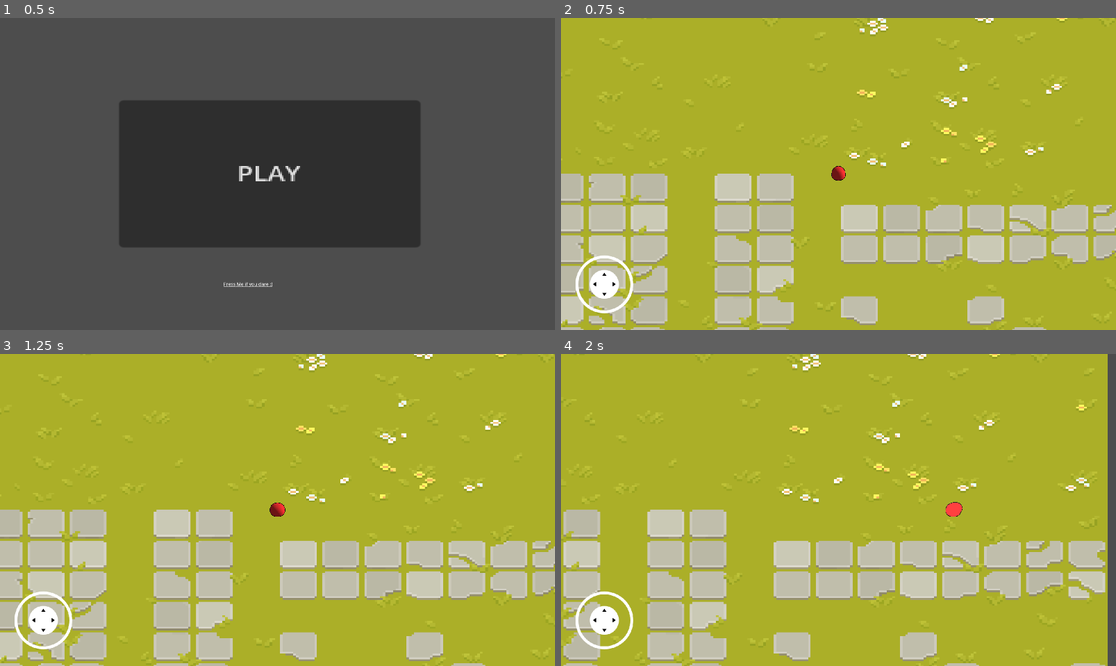
Above: before the commit, frames 1-4 (two rows, left to right).
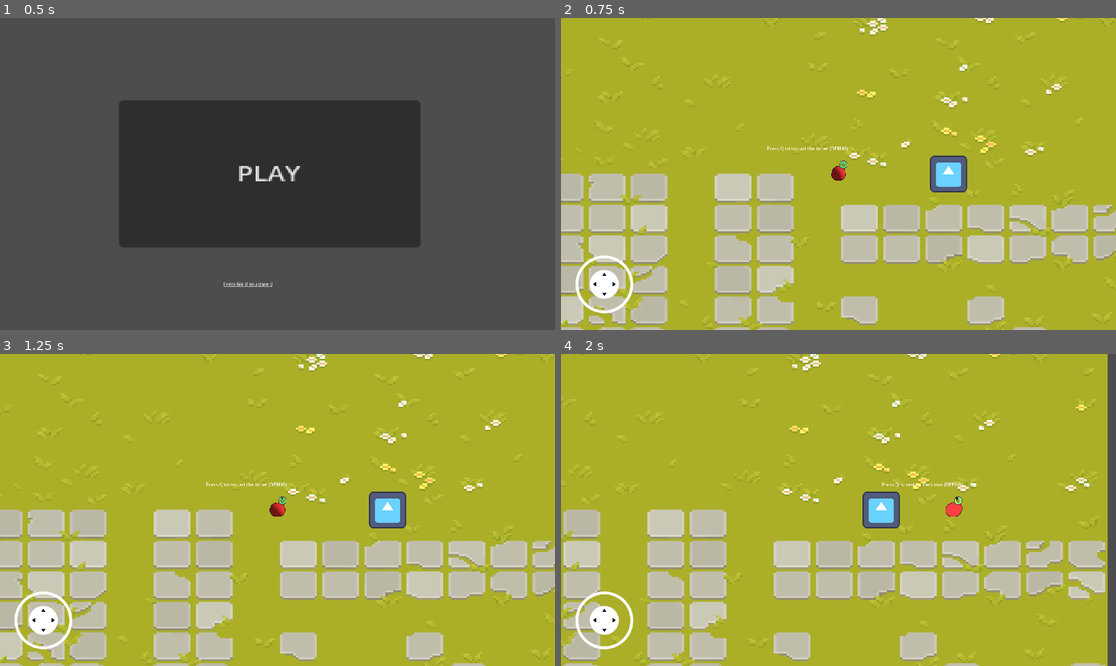
Above: after the commit, the same moments.

Repository: MeyerZon/the-thread-game
Game: Godot game, scene res://scenes/main.tscn
Same seed, same stepped clock (60 frames per second), same inputs: the game is played once before the commit and once after it. The engine's default icon, where the game draws it, is replaced by a stand-in: a white triangle on a blue panel in a dark square.
Inputs (mouse positions are in pixels of both pictures, inside the frame that each line leads up to):
- Up to frame 1 (0.5 s): no input
- Up to frame 2 (0.75 s): click "PLAY" at 0.5 s
- Up to frame 3 (1.25 s): no input
- Up to frame 4 (2 s): tap Q at 1.25, 1.35 s; move the mouse to (960, 494) at 1.27 s; hold Right (ui_right) from 1.28 s (still down); click (960, 494) at 1.42 s

Frame 1 is identical in both runs. In frame 2, 0.9% of the frame differs, in the area x 37-74%, y 41-56%; in frame 3, 0.9%; in frame 4, 0.9%, in the area x 54-73%, y 41-56%.

Commit message:
Add HealthComponent and DecayTimer components
Introduce reusable HealthComponent and DecayTimer scenes/scripts,
wire them into the Player, and add a destructible test object plus
a mobile game UI scene hosting the virtual joystick.

Co-Authored-By: Claude Opus 4.6 <noreply@anthropic.com>

Diff:
--- /dev/null
+++ b/scenes/components/decay_timer_component.tscn
@@ -0,0 +1,130 @@
+[gd_scene format=3 uid="uid://wlad2su3ibpc"]
+
+[ext_resource type="Texture2D" uid="uid://3h5grmwyqb1c" path="res://assets/decay_timer/Loading_Icon.png" id="1_618n1"]
+[ext_resource type="Script" uid="uid://chav83t8cmcxy" path="res://scripts/components/decay_timer_component.gd" id="2_qrtus"]
+
+[sub_resource type="AtlasTexture" id="AtlasTexture_8cqba"]
+atlas = ExtResource("1_618n1")
+region = Rect2(240, 0, 16, 16)
+
+[sub_resource type="AtlasTexture" id="AtlasTexture_xw3nr"]
+atlas = ExtResource("1_618n1")
+region = Rect2(224, 0, 16, 16)
+
+[sub_resource type="AtlasTexture" id="AtlasTexture_osj6y"]
+atlas = ExtResource("1_618n1")
+region = Rect2(208, 0, 16, 16)
+
+[sub_resource type="AtlasTexture" id="AtlasTexture_fp8s5"]
+atlas = ExtResource("1_618n1")
+region = Rect2(192, 0, 16, 16)
+
+[sub_resource type="AtlasTexture" id="AtlasTexture_4ilnr"]
+atlas = ExtResource("1_618n1")
+region = Rect2(176, 0, 16, 16)
+
+[sub_resource type="AtlasTexture" id="AtlasTexture_hm3ae"]
+atlas = ExtResource("1_618n1")
+region = Rect2(160, 0, 16, 16)
+
+[sub_resource type="AtlasTexture" id="AtlasTexture_c4ulh"]
+atlas = ExtResource("1_618n1")
+region = Rect2(144, 0, 16, 16)
+
+[sub_resource type="AtlasTexture" id="AtlasTexture_rqb28"]
+atlas = ExtResource("1_618n1")
+region = Rect2(128, 0, 16, 16)
+
+[sub_resource type="AtlasTexture" id="AtlasTexture_04vwi"]
+atlas = ExtResource("1_618n1")
+region = Rect2(112, 0, 16, 16)
+
+[sub_resource type="AtlasTexture" id="AtlasTexture_nmwjj"]
+atlas = ExtResource("1_618n1")
+region = Rect2(96, 0, 16, 16)
+
+[sub_resource type="AtlasTexture" id="AtlasTexture_x8ixo"]
+atlas = ExtResource("1_618n1")
+region = Rect2(80, 0, 16, 16)
+
+[sub_resource type="AtlasTexture" id="AtlasTexture_5bfr3"]
+atlas = ExtResource("1_618n1")
+region = Rect2(64, 0, 16, 16)
+
+[sub_resource type="AtlasTexture" id="AtlasTexture_dwews"]
+atlas = ExtResource("1_618n1")
+region = Rect2(48, 0, 16, 16)
+
+[sub_resource type="AtlasTexture" id="AtlasTexture_w5ej4"]
+atlas = ExtResource("1_618n1")
+region = Rect2(32, 0, 16, 16)
+
+[sub_resource type="AtlasTexture" id="AtlasTexture_gcjag"]
+atlas = ExtResource("1_618n1")
+region = Rect2(16, 0, 16, 16)
+
+[sub_resource type="AtlasTexture" id="AtlasTexture_57ayd"]
+atlas = ExtResource("1_618n1")
+region = Rect2(0, 0, 16, 16)
+
+[sub_resource type="SpriteFrames" id="SpriteFrames_57ayd"]
+animations = [{
+"frames": [{
+"duration": 1.0,
+"texture": SubResource("AtlasTexture_8cqba")
+}, {
+"duration": 1.0,
+"texture": SubResource("AtlasTexture_xw3nr")
+}, {
+"duration": 1.0,
+"texture": SubResource("AtlasTexture_osj6y")
+}, {
+"duration": 1.0,
+"texture": SubResource("AtlasTexture_fp8s5")
+}, {
+"duration": 1.0,
+"texture": SubResource("AtlasTexture_4ilnr")
+}, {
+"duration": 1.0,
+"texture": SubResource("AtlasTexture_hm3ae")
+}, {
+"duration": 1.0,
+"texture": SubResource("AtlasTexture_c4ulh")
+}, {
+"duration": 1.0,
+"texture": SubResource("AtlasTexture_rqb28")
+}, {
+"duration": 1.0,
+"texture": SubResource("AtlasTexture_04vwi")
+}, {
+"duration": 1.0,
+"texture": SubResource("AtlasTexture_nmwjj")
+}, {
+"duration": 1.0,
+"texture": SubResource("AtlasTexture_x8ixo")
+}, {
+"duration": 1.0,
+"texture": SubResource("AtlasTexture_5bfr3")
+}, {
+"duration": 1.0,
+"texture": SubResource("AtlasTexture_dwews")
+}, {
+"duration": 1.0,
+"texture": SubResource("AtlasTexture_w5ej4")
+}, {
+"duration": 1.0,
+"texture": SubResource("AtlasTexture_gcjag")
+}, {
+"duration": 1.0,
+"texture": SubResource("AtlasTexture_57ayd")
+}],
+"loop": false,
+"name": &"decay_timer_animation",
+"speed": 1.0
+}]
+
+[node name="DecayTimer" type="AnimatedSprite2D" unique_id=333997073]
+sprite_frames = SubResource("SpriteFrames_57ayd")
+animation = &"decay_timer_animation"
+frame_progress = 0.8113438
+script = ExtResource("2_qrtus")
--- /dev/null
+++ b/scenes/components/health_component.tscn
@@ -0,0 +1,6 @@
+[gd_scene format=3 uid="uid://dx1hm54yce8ad"]
+
+[ext_resource type="Script" uid="uid://dauxmm4w3t72w" path="res://scripts/components/health_component.gd" id="1_2wcl1"]
+
+[node name="HealthComponent" type="Node" unique_id=2075673247]
+script = ExtResource("1_2wcl1")
--- /dev/null
+++ b/scenes/destructable_object_test.tscn
@@ -0,0 +1,8 @@
+[gd_scene format=3 uid="uid://du0ftgqkqv4ob"]
+
+[ext_resource type="Texture2D" uid="uid://bnbnayugsxo66" path="res://icon.svg" id="1_h4tw7"]
+
+[node name="DestructableObjectTest" type="Node2D" unique_id=101145230]
+
+[node name="Sprite2D" type="Sprite2D" parent="." unique_id=637556944]
+texture = ExtResource("1_h4tw7")
--- a/scenes/game_level.tscn
+++ b/scenes/game_level.tscn
@@ -2,7 +2,10 @@
 
 [ext_resource type="Texture2D" uid="uid://dem72xq2ta74p" path="res://assets/environment/TX Tileset Grass.png" id="1_6fv2f"]
 [ext_resource type="PackedScene" uid="uid://bnt6ynbsx65dl" path="res://scenes/player.tscn" id="1_h3dka"]
-[ext_resource type="PackedScene" uid="uid://dmr0fcamx7t56" path="res://addons/virtual_joystick/virtual_joystick_scene.tscn" id="3_d1hwj"]
+[ext_resource type="Script" uid="uid://dcr4budsjgsix" path="res://scripts/temp_health_test.gd" id="4_oslck"]
+[ext_resource type="PackedScene" uid="uid://dx1hm54yce8ad" path="res://scenes/components/health_component.tscn" id="5_1k01j"]
+[ext_resource type="Texture2D" uid="uid://bnbnayugsxo66" path="res://icon.svg" id="6_hfoqy"]
+[ext_resource type="PackedScene" uid="uid://sgt4i01gce34" path="res://scenes/ui/ui_game_mobile.tscn" id="6_oslck"]
 
 [sub_resource type="SegmentShape2D" id="SegmentShape2D_d1hwj"]
 a = Vector2(844, 0)
@@ -15,6 +18,9 @@
 [sub_resource type="SegmentShape2D" id="SegmentShape2D_6fv2f"]
 a = Vector2(1164, 0)
 b = Vector2(-1164, 4)
+
+[sub_resource type="RectangleShape2D" id="RectangleShape2D_bf4eo"]
+size = Vector2(106, 111)
 
 [node name="Level" type="Node2D" unique_id=2056147803]
 
@@ -58,8 +64,7 @@
 rotation = 1.5707964
 shape = SubResource("SegmentShape2D_6fv2f")
 
-[node name="Player" parent="." unique_id=1690763015 node_paths=PackedStringArray("joystick_movement") instance=ExtResource("1_h3dka")]
-joystick_movement = NodePath("../CanvasLayer/Virtual Joystick")
+[node name="Player" parent="." unique_id=1690763015 instance=ExtResource("1_h3dka")]
 SPEED = 900.0
 
 [node name="Camera2D" type="Camera2D" parent="Player" unique_id=1924803685]
@@ -68,12 +73,32 @@
 limit_right = 1193
 limit_bottom = 871
 
-[node name="CanvasLayer" type="CanvasLayer" parent="." unique_id=1999469980]
-
-[node name="Virtual Joystick" parent="CanvasLayer" unique_id=202352219 instance=ExtResource("3_d1hwj")]
+[node name="Label" type="Label" parent="Player" unique_id=1093625486]
+offset_left = -247.0
+offset_top = -100.0
+offset_right = 34.0
+offset_bottom = -77.0
+text = "Press Q to restart the timer (DEBUG)"
 
 [node name="CanvasModulate" type="CanvasModulate" parent="." unique_id=1210728739]
 color = Color(0.49747366, 0.49747372, 0.49747354, 1)
 
 [node name="DirectionalLight2D" type="DirectionalLight2D" parent="." unique_id=1603061594]
 rotation = -5.1347585
+
+[node name="TestObjectWithHealthAndReactable" type="Area2D" parent="." unique_id=234334407]
+position = Vector2(381, 0)
+script = ExtResource("4_oslck")
+
+[node name="HealthComponent" parent="TestObjectWithHealthAndReactable" unique_id=2075673247 instance=ExtResource("5_1k01j")]
+hp = 10
+max_hp = 15
+
+[node name="Sprite2D" type="Sprite2D" parent="TestObjectWithHealthAndReactable" unique_id=908757504]
+texture = ExtResource("6_hfoqy")
+
+[node name="CollisionShape2D" type="CollisionShape2D" parent="TestObjectWithHealthAndReactable" unique_id=708951292]
+position = Vector2(0, 0.5)
+shape = SubResource("RectangleShape2D_bf4eo")
+
+[node name="UiGameMobile" parent="." unique_id=2102391580 instance=ExtResource("6_oslck")]
--- a/scenes/player.tscn
+++ b/scenes/player.tscn
@@ -1,6 +1,7 @@
 [gd_scene format=3 uid="uid://bnt6ynbsx65dl"]
 
 [ext_resource type="Script" uid="uid://bgg1qtoq5aoor" path="res://scripts/player.gd" id="1_3vyb7"]
+[ext_resource type="PackedScene" uid="uid://dx1hm54yce8ad" path="res://scenes/components/health_component.tscn" id="2_3v2ag"]
 [ext_resource type="Shader" uid="uid://cj3tuftseesup" path="res://materials/player.gdshader" id="2_d2wvv"]
 [ext_resource type="Texture2D" uid="uid://lpsx4cw3i5m3" path="res://resources/player/slimeSphere/slimeSphere_idle.tres" id="2_y4r1p"]
 [ext_resource type="Texture2D" uid="uid://ctumiyyigtnb5" path="res://assets/player/slimeSphere/slimeSphere_walk_000_color_spritesheet.png" id="3_qhqgy"]
@@ -11,6 +12,7 @@
 [ext_resource type="Texture2D" uid="uid://dbgie7aibtqpu" path="res://assets/player/slimeSphere/slimeSphere_walk_225_color_spritesheet.png" id="7_f1ej7"]
 [ext_resource type="Texture2D" uid="uid://b8exf0kc6crsu" path="res://assets/player/slimeSphere/slimeSphere_walk_045_color_spritesheet.png" id="9_oprun"]
 [ext_resource type="Texture2D" uid="uid://nd8dblc72ghq" path="res://assets/player/slimeSphere/slimeSphere_walk_315_color_spritesheet.png" id="10_a8ls1"]
+[ext_resource type="PackedScene" uid="uid://wlad2su3ibpc" path="res://scenes/components/decay_timer_component.tscn" id="13_jej6c"]
 
 [sub_resource type="ShaderMaterial" id="ShaderMaterial_d2wvv"]
 shader = ExtResource("2_d2wvv")
@@ -1256,12 +1258,13 @@
 [node name="Player" type="CharacterBody2D" unique_id=1690763015]
 script = ExtResource("1_3vyb7")
 
+[node name="HealthComponent" parent="." unique_id=2075673247 instance=ExtResource("2_3v2ag")]
+
 [node name="AnimatedSprite2D" type="AnimatedSprite2D" parent="." unique_id=124634458]
 material = SubResource("ShaderMaterial_d2wvv")
 position = Vector2(0, -3)
 sprite_frames = SubResource("SpriteFrames_qhqgy")
 animation = &"move_w"
-frame = 14
 
 [node name="CollisionShape2D" type="CollisionShape2D" parent="." unique_id=2089237497]
 rotation = -1.5707964
@@ -1270,3 +1273,7 @@
 [node name="AnimationPlayer" type="AnimationPlayer" parent="." unique_id=246946169]
 libraries/ = SubResource("AnimationLibrary_d2wvv")
 autoplay = &"idle"
+
+[node name="DecayTimer" parent="." unique_id=333997073 instance=ExtResource("13_jej6c")]
+position = Vector2(17, -32)
+scale = Vector2(2.0000024, 2.0000024)
--- /dev/null
+++ b/scenes/ui/ui_game_mobile.tscn
@@ -0,0 +1,8 @@
+[gd_scene format=3 uid="uid://sgt4i01gce34"]
+
+[ext_resource type="PackedScene" uid="uid://dmr0fcamx7t56" path="res://addons/virtual_joystick/virtual_joystick_scene.tscn" id="1_aaf8h"]
+
+[node name="UiGameMobile" type="CanvasLayer" unique_id=2102391580]
+
+[node name="Virtual Joystick" parent="." unique_id=202352219 instance=ExtResource("1_aaf8h")]
+metadata/_edit_use_anchors_ = true
--- /dev/null
+++ b/scripts/components/decay_timer_component.gd
@@ -0,0 +1,19 @@
+class_name DecayTimer extends AnimatedSprite2D
+signal element_decayed()
+
+func _ready() -> void:
+	animation_finished.connect(_on_animation_finished)
+	pass # Replace with function body.
+
+func start_timer(decay_seconds: int) -> void:
+	var frames_amount := sprite_frames.get_frame_count("decay_timer_animation")
+	var custom_speed_scale:float = float(frames_amount) / decay_seconds
+	set_frame_and_progress(0, 0)
+	play('decay_timer_animation', custom_speed_scale)
+	modulate = Color(1,1,1,1)
+	pass
+
+func _on_animation_finished() -> void:
+	modulate = Color(1,1,1,0.5)
+	element_decayed.emit()
+	pass
--- /dev/null
+++ b/scripts/components/health_component.gd
@@ -0,0 +1,52 @@
+class_name HealthComponent extends Node
+
+@export var hp:int
+@export var max_hp:int
+const min_hp := -999 #For overkills
+signal hp_changed(new_hp: int, old_hp: int) #Add reason param? (for clamping max hp)
+signal max_hp_changed(new_max_hp: int, old_max_hp: int)
+
+#Getters
+func get_hp() -> int:
+	return hp
+
+func get_max_hp() -> int:
+	return max_hp
+
+#HP Setters
+func reduce_hp(points:int) -> void:
+	var old_hp := hp
+	var new_hp : int = clampi(hp - points, min_hp, max_hp)
+	hp = new_hp
+	hp_changed.emit(new_hp, old_hp)
+	pass
+
+func increase_hp(points:int) -> void:
+	var old_hp := hp
+	var new_hp : int = clampi(hp + points, min_hp, max_hp)
+	hp = new_hp
+	hp_changed.emit(new_hp, old_hp)
+	pass
+
+#Max HP Setters
+func reduce_max_hp(points:int) -> void:
+	var old_max_hp := max_hp
+	var new_max_hp := max_hp-points
+	if(hp>max_hp):
+		var old_hp := hp
+		hp = clampi(hp, min_hp, max_hp)
+		hp_changed.emit(hp, old_hp)
+	max_hp = new_max_hp
+	max_hp_changed.emit(new_max_hp, old_max_hp)
+	pass
+
+func increase_max_hp(points:int) -> void:
+	var old_max_hp := max_hp
+	var new_max_hp := max_hp+points
+	if(hp>max_hp): #Here needed as well, because increasing can be negative
+		var old_hp := hp
+		hp = clampi(hp, min_hp, max_hp)
+		hp_changed.emit(hp, old_hp)
+	max_hp = new_max_hp
+	max_hp_changed.emit(new_max_hp, old_max_hp)
+	pass
--- a/scripts/player.gd
+++ b/scripts/player.gd
@@ -3,13 +3,23 @@
 
 #Top Down controls, no need in falling here
 @onready var animation_player: AnimationPlayer = $AnimationPlayer
+@onready var decay_timer: DecayTimer = $DecayTimer
 
 @export var joystick_movement : VirtualJoystick
 @export var SPEED : float
 
 func _ready() -> void:
 	print("SCRIPT RUNNING")
+	decay_timer.element_decayed.connect(_on_decay_timer_decay)
+	decay_timer.start_timer(8)
 
+
+func _input(event: InputEvent) -> void: # temp, to test timer reactivation
+	if event is InputEventKey:
+		if event.pressed and event.keycode == KEY_Q:
+			decay_timer.start_timer(5)
+
+	pass
 
 func _get_direction_anim(dir: Vector2) -> String:
 	var x : float = sign(dir.x)
@@ -45,3 +55,7 @@
 			animation_player.play("idle")
 
 	move_and_slide()
+
+func _on_decay_timer_decay() -> void:
+	print("DEBUG: ELement decayed (inside the Player component")
+	pass
--- /dev/null
+++ b/scripts/temp_health_test.gd
@@ -0,0 +1,23 @@
+extends Area2D
+
+func _ready() -> void:
+	var health_component := $HealthComponent
+	health_component.hp_changed.connect(_on_health_change)
+	body_entered.connect(_on_body_entered)
+
+
+
+func _on_health_change(new_hp:int, old_hp:int) -> void:
+	if(new_hp<old_hp):
+		print("Ouch")
+		if(new_hp<=0):
+			print("I'm ded")
+			queue_free()
+	pass
+
+
+
+func _on_body_entered(body: Node2D) -> void:
+	print("Something entered")
+	$HealthComponent.reduce_hp(2)
+	pass # Replace with function body.
Binary file added: assets/decay_timer/Loading_Icon.png
Not shown, added: assets/decay_timer/Loading_Icon.png.import
Not shown, added: scripts/components/decay_timer_component.gd.uid
Not shown, added: scripts/components/health_component.gd.uid
Not shown, added: scripts/temp_health_test.gd.uid
